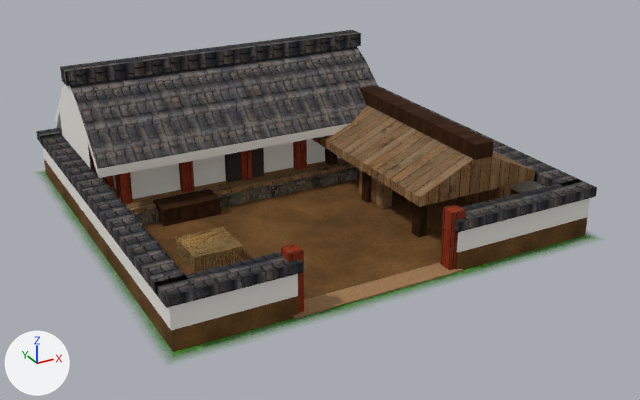
The Blender file depots/nara_maryo_kurumayado/nara_maryo_kurumayado.blend, before and after one commit.
One viewpoint serves both versions: a 50 mm lens placed at (-1.66, -3.25, 1.61), pointed at (0.05, -0.15, 0.06). Lighting does not change. The marker at lower left points along +X, +Y and +Z. The first picture is the older version.

The first picture shows 'nara_maryo_kurumayado_mesh'.
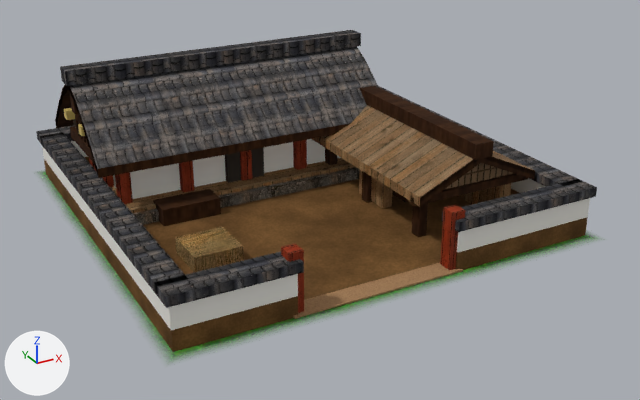
The edits, one by one:
Picture 'tsuma_plank.png' (img_tsuma_plank_png) is new.
Picture 'tsuma_kirengoshi.png' (img_tsuma_kirengoshi_png) is new.
Material 'Nara_TsumaPlank' (mat_nara_tsumaplank) is new.
Uses the picture img_tsuma_plank_png.
Material 'Nara_GoldFinial' (mat_nara_goldfinial) is new.
Its base color is (0.76, 0.58, 0.18) (yellow #e2c876).
Its metallic is 0.35.
Its roughness is 0.45.
Its specular ior level is 0.14.
Material 'Nara_TsumaKirengoshi' (mat_nara_tsumakirengoshi) is new.
Uses the picture img_tsuma_kirengoshi_png.
me_nara_maryo_kurumayado_mesh is used by ob_nara_maryo_kurumayado_mesh; location (0.0, 0.0, 0.0).
me_nara_maryo_kurumayado_mesh had 440 vertices, 324 faces and spanned x -0.96..0.96, y -0.96..0.96, z 0.0..0.62.
me_nara_maryo_kurumayado_mesh now has 772 vertices, 532 faces and spans x -0.96..0.96, y -0.96..0.96, z 0.0..0.62.
me_nara_maryo_kurumayado_mesh part 1: a new loose piece, a box spanning x -0.803..-0.775, y 0.207..0.673, z 0.242..0.29, in mat_nara_wooddark.
me_nara_maryo_kurumayado_mesh part 2: a new loose piece, a box spanning x -0.831..-0.807, y 0.411..0.469, z 0.43..0.526, in mat_nara_wooddark.
me_nara_maryo_kurumayado_mesh part 3: a new loose piece, a box spanning x -0.84..-0.804, y 0.297..0.341, z 0.367..0.407, in mat_nara_goldfinial (yellow #e2c876).
me_nara_maryo_kurumayado_mesh part 4: a new loose piece, a box spanning x -0.84..-0.804, y 0.539..0.583, z 0.367..0.407, in mat_nara_goldfinial (yellow #e2c876).
me_nara_maryo_kurumayado_mesh part 5: a new loose piece, a box spanning x 0.21..0.79, y -0.623..-0.595, z 0.183..0.216, in mat_nara_wooddark.
me_nara_maryo_kurumayado_mesh part 6: 2 vertices removed from x -0.84, y 0.21..0.67, z 0.25; 55 vertices added at x -0.84..-0.79, y 0.09..0.79, z 0.25..0.57.
me_nara_maryo_kurumayado_mesh part 7: 2 vertices removed from x 0.21..0.79, y -0.66, z 0.19; 19 vertices added at x 0.21..0.79, y -0.66..-0.61, z 0.19..0.36.
me_nara_maryo_kurumayado_mesh part 8: 20 faces spanning x -0.84..0.56, y 0.09..0.79, z 0.25..0.58 switch from mat_nara_plaster (white #eceae3) to mat_nara_wooddark.
me_nara_maryo_kurumayado_mesh part 9: 4 faces spanning x 0.21..0.79, y -0.66..0.3, z 0.19..0.37 switch from mat_nara_woodplain to mat_nara_wooddark.
Other edits to the shape of me_nara_maryo_kurumayado_mesh do not show in these pictures.
me_nara_maryo_kurumayado_mesh gains material mat_nara_goldfinial (yellow #e2c876).
me_nara_maryo_kurumayado_mesh gains material mat_nara_tsumakirengoshi.
me_nara_maryo_kurumayado_mesh gains material mat_nara_tsumaplank.

Changed parts and their boxes [x1, y1, x2, y2] in the pictures (640 x 400 px):
part 1 of me_nara_maryo_kurumayado_mesh, added: after [70, 126, 94, 163]
part 2 of me_nara_maryo_kurumayado_mesh, added: after [69, 91, 78, 114]
part 3 of me_nara_maryo_kurumayado_mesh, added: after [78, 124, 85, 136]
part 4 of me_nara_maryo_kurumayado_mesh, added: after [64, 108, 75, 120]
part 5 of me_nara_maryo_kurumayado_mesh, added: after [410, 173, 528, 206]
part 6 of me_nara_maryo_kurumayado_mesh, cut back: before [60, 89, 91, 169]; after [55, 85, 99, 178]
part 7 of me_nara_maryo_kurumayado_mesh, cut back (brown): after [420, 157, 535, 202]
part 8 of me_nara_maryo_kurumayado_mesh, recoloured: [55, 85, 351, 178] in both
part 9 of me_nara_maryo_kurumayado_mesh, recoloured: [420, 156, 535, 206] in both
